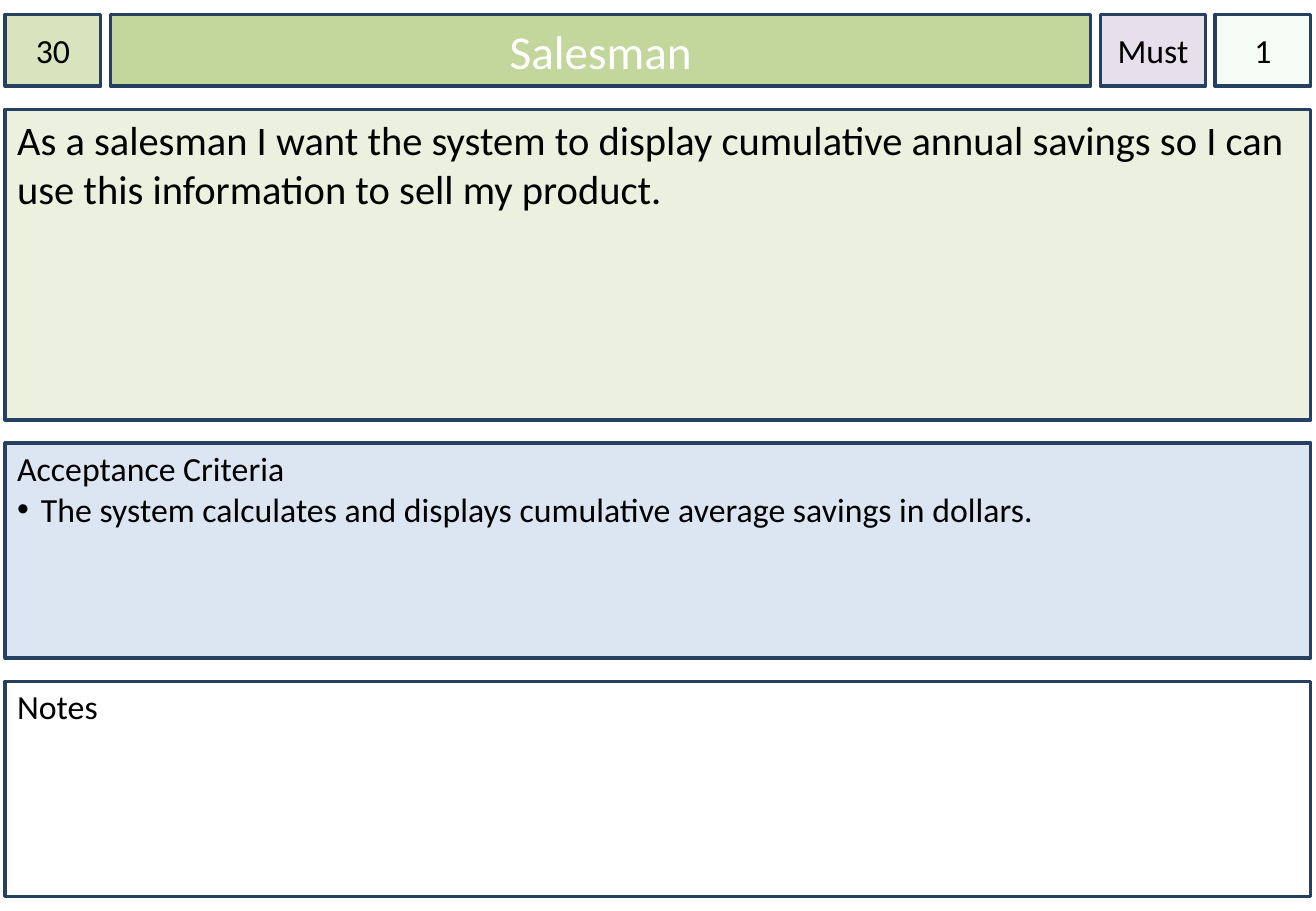
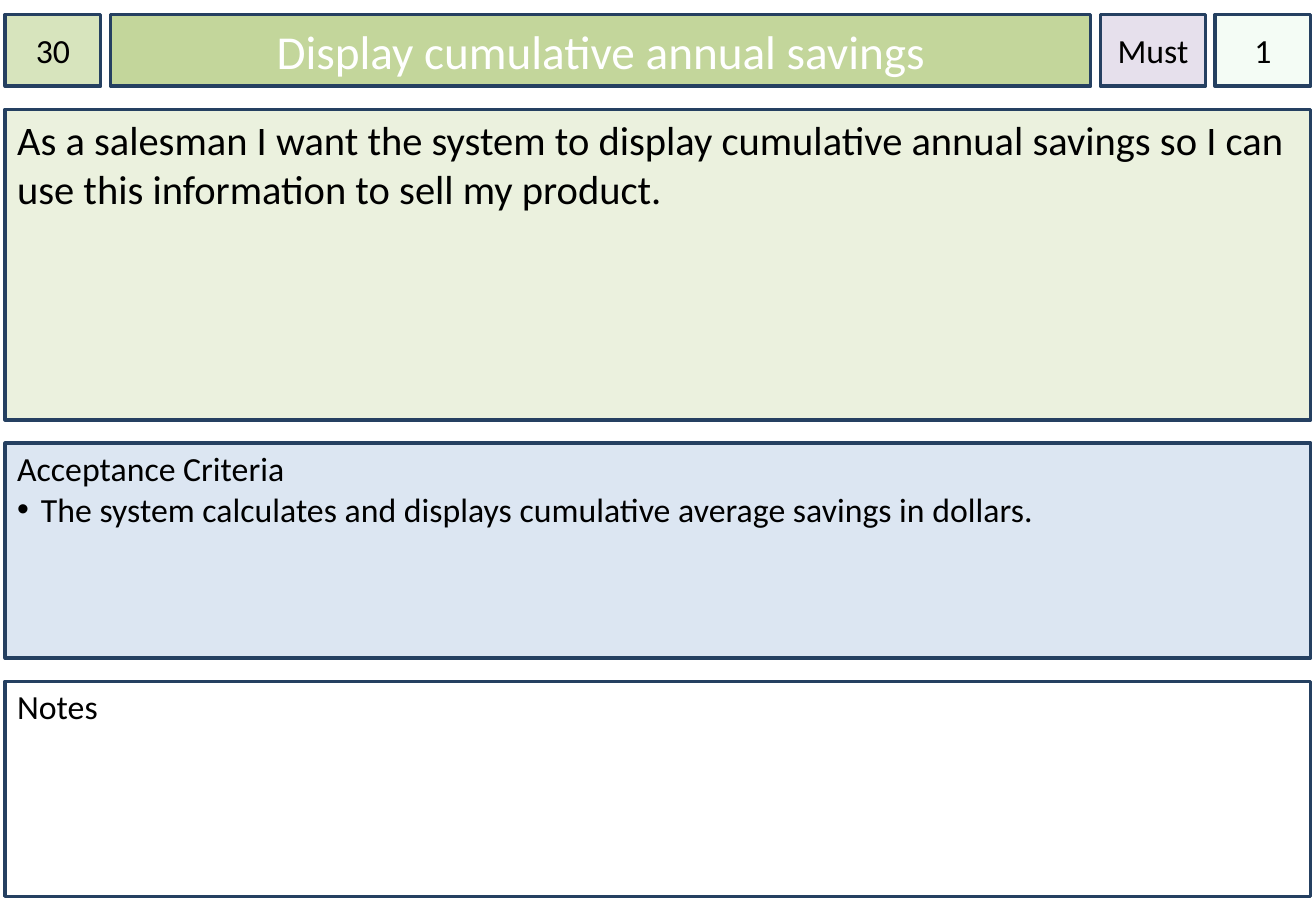
Before and after one commit to dkartaschew/anonymous-solarenergy, a slide deck: slide 30 of Documentation/User Stories.pptx. Drawn at 1316x911 pixels with LibreOffice and Linux fonts; fonts in the diff are those of the drawing. Boxes give left, top, right and bottom in pixels: in the first picture for what was removed or moved away, otherwise in the second. Text is boxed around its words. In the diff, an @@ line names an element or a change of style, - is before the commit and + after.

```diff
--- a/Documentation/User Stories.pptx
+++ b/Documentation/User Stories.pptx
@@ text in rectangle at (277, 36, 925, 77): text changed @@
-Salesman
+Display cumulative annual savings
```
Also in this commit, not shown: 30 other slides changed, 1 other file.
